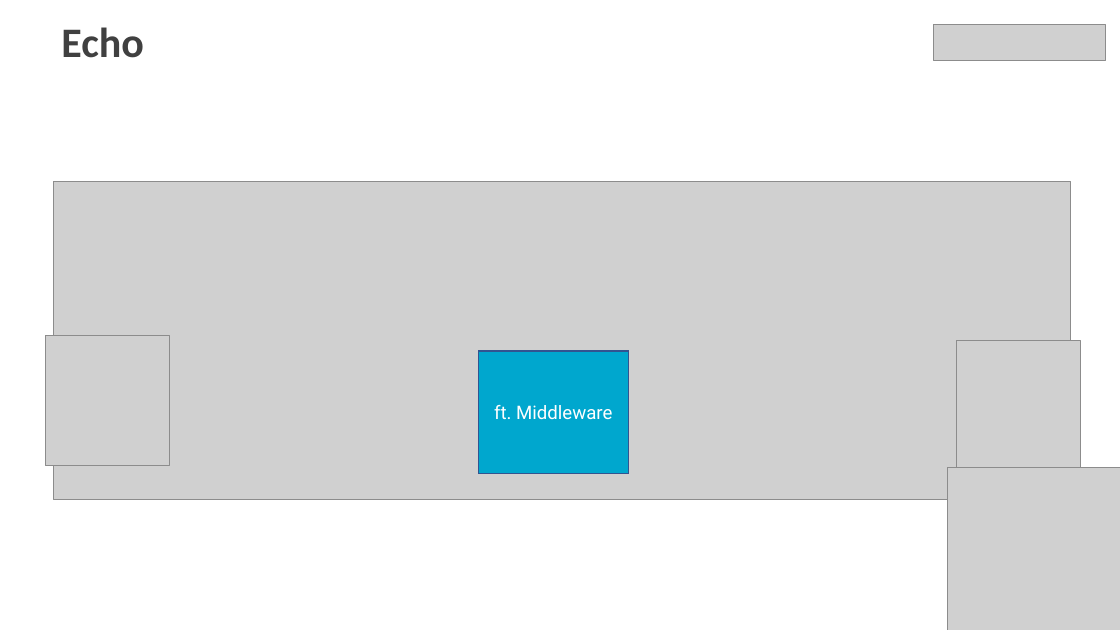
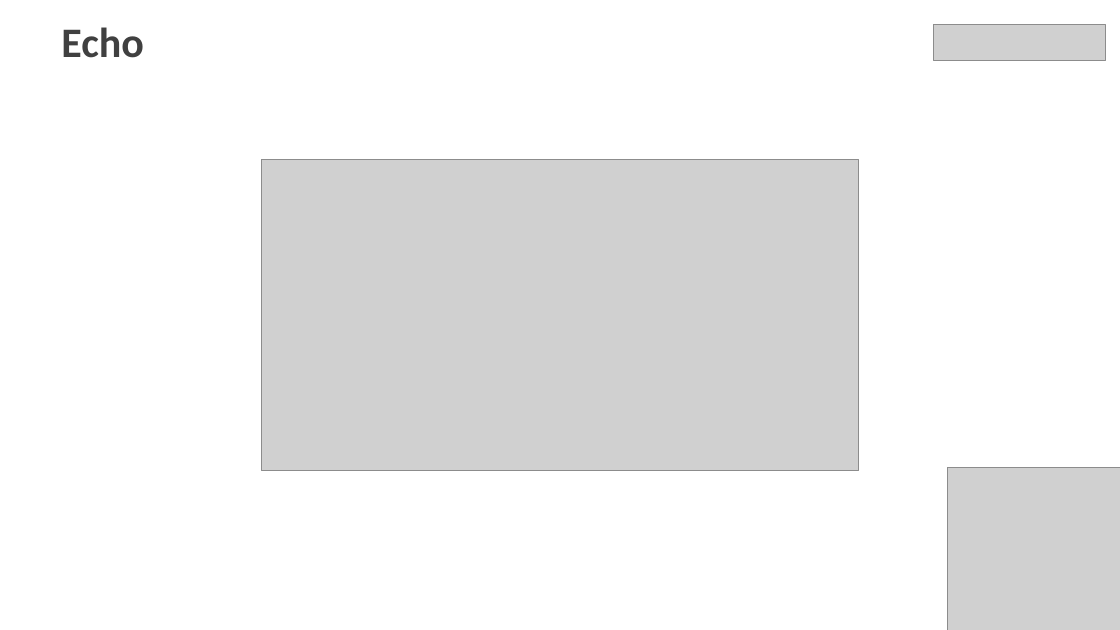
Before and after one commit to fiskaltrust/productdescription-de-doc, a slide deck: slide 8 of for-poscreators/presentation/media/lead-presentation-creator-de.pptx. Drawn at 1120x630 pixels with LibreOffice and Linux fonts; fonts in the diff are those of the drawing; grey boxes stand for pictures. Boxes give left, top, right and bottom in pixels: in the first picture for what was removed or moved away, otherwise in the second. Text is boxed around its words. In the diff, an @@ line names an element or a change of style, - is before the commit and + after.

```diff
--- a/for-poscreators/presentation/media/lead-presentation-creator-de.pptx
+++ b/for-poscreators/presentation/media/lead-presentation-creator-de.pptx
@@ picture: place and size @@
-picture at (53,181,1071,500)
+picture at (261,160,859,471)
@@ picture removed at (45,336,169,466) @@
@@ rectangle removed at (478,351,628,474) @@
-ft. Middleware
@@ picture removed at (956,340,1080,471) @@
```
Also in this commit, not shown: 4 other slides changed, 19 other files.
